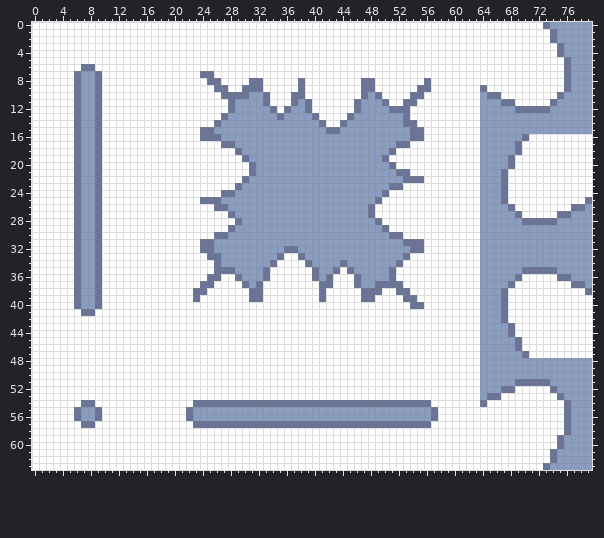
Two states of a pixel-art file, gamejam/environment/level01/tileset/ground.aseprite. Above is the file before it was changed.
80x64 pixels, 1 frame.
Now the later version:
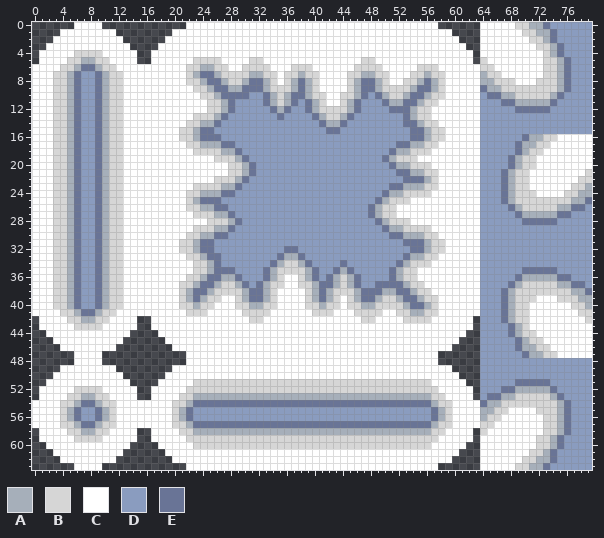
Palette (. is transparent): A #a6afba  B #d6d6d6  C #ffffff  D #8a9cbf  E #697496
What changed:
Changed rows in their new state; - is an unchanged pixel.
first column x 0:
 0 ......----............------------------------------------......-----BBAA-------
 1 ....--------........----------------------------------------....------BBAA------
 2 ...----------......------------------------------------------...-------BBA------
 3 ..------------....--------------------------------------------..--------BBA-----
 4 .-----BBBB-----..----------------------------------------------.---------BA-----
 5 .----BBAABB----..------BBBB----BB--------------BB--------------.B--------BBA----
 6 ----BBA--ABB----------BBAABB--BBBB---BBB------BBBB-----BBB------BB-------BBA----
 7 ---BBA----ABB---------BA--ABBBBAABB-BBABB----BBAABB---BBABB-----ABB------BBA----
 8 ---BBA----ABB---------BBA--ABBA--AB-BA-AB----BA--AB--BBA-AB-----AABBB---BBBA----
 9 ---BBA----ABB----------BBA--AA---ABBBA-AB----BA--ABBBBA--AB------AABBBBBBBBA----
10 ---BBA----ABB-----------BBA-------ABA--ABB--BBA---ABBA--ABB--------AABBBBBA-----
11 ---BBA----ABB------------BBA------ABA---AB--BA-----AA--ABB-----------AAAAA------
12 ---BBA----ABB------------BBA-------A----ABBBBA--------ABB-----------------------
13 ---BBA----ABB----------BBBA--------------ABBA---------ABB-----------------------
14 ---BBA----ABB---------BBAA----------------AA-----------ABB----------------------
15 ---BBA----ABB--------BBA--------------------------------ABB---------------------
16 ---BBA----ABB--------BBA--------------------------------ABB------------AABB-----
17 ---BBA----ABB---------BBAAA---------------------------AABB------------AABB------
18 ---BBA----ABB----------BBBBAA-----------------------AABBB-------------ABB-------
19 ---BBA----ABB-------------BBBA---------------------ABBB--------------ABB--------
20 ---BBA----ABB---------------BBA---------------------AABBB------------ABB--------
21 ---BBA----ABB---------------BBA-----------------------AABB----------ABB--------B
22 ---BBA----ABB-------------BBBA--------------------------AB----------ABB-------BB
23 ---BBA----ABB----------BBBBAA------------------------AAABB----------ABB------BBA
24 ---BBA----ABB---------BBAAA------------------------AABBBB-----------ABBB----BBAA
25 ---BBA----ABB---------BA--------------------------ABBB--------------ABBBBBBBBAA-
26 ---BBA----ABB---------BBAA-----------------------ABB-----------------ABBBBBAA---
27 ---BBA----ABB----------BBBAA---------------------ABB------------------AAAAA-----
28 ---BBA----ABB------------BBBA---------------------ABBB--------------------------
29 ---BBA----ABB----------BBBAA-----------------------AABBBB-----------------------
30 ---BBA----ABB---------BBAA---------------------------AAABB----------------------
31 ---BBA----ABB--------BBA--------------------------------ABB---------------------
32 ---BBA----ABB--------BBA--------------------------------ABB---------------------
33 ---BBA----ABB---------BBA-----------AA----------------AABB----------------------
34 ---BBA----ABB----------BBA---------ABBA--------------ABBB-----------------------
35 ---BBA----ABB----------BBA--------ABBBBA----A-------ABB-------------------------
36 ---BBA----ABB---------BBA--AA-----AB--BA---ABA------ABB---------------AAAAA-----
37 ---BBA----ABB--------BBA--ABBA---ABB--BBA--ABA-------ABB-------------ABBBBBAA---
38 ---BBA----ABB--------BA--ABBBBA--AB----BA-ABBBA---AA--ABB-----------ABBBBBBBBAA-
39 ---BBA----ABB--------BA-ABB--BA--AB----BA-AB-BA--ABBA--ABB----------ABBB---BBBAA
40 ---BBA----ABB--------BBABB---BBAABB----BBABB-BBAABBBBA--AB----------ABB------BBA
41 ----BBA--ABB----------BBB-----BBBB------BBB---BBBB--BBAABB----------ABB-------BB
42 .----BBAABB----..--------------BB--------------BB----BBBB------.----ABB--------B
43 .-----BBBB-----..----------------------------------------------.-----AB---------
44 ..------------....--------------------------------------------..-----ABB--------
45 ...----------......------------------------------------------...------ABB-------
46 ....--------........----------------------------------------....------AABB------
47 ......----............------------------------------------......-------AABB-----
48 ......----............------------------------------------......----------------
49 ....--------........----------------------------------------....----------------
50 ...----------......------------------------------------------...----------------
51 ..------------....-----BBBBBBBBBBBBBBBBBBBBBBBBBBBBBBBBBB-----..----------------
52 .-----BBBB-----..-----BBBBBBBBBBBBBBBBBBBBBBBBBBBBBBBBBBBB-----.-----AAAAA------
53 .----BBAABB----..----BBAAAAAAAAAAAAAAAAAAAAAAAAAAAAAAAAAABB----.---AABBBBBA-----
54 ----BBA--ABB--------BBA----------------------------------ABB-----AABBBBBBBBA----
55 ----BA----AB--------BA------------------------------------AB----AABB----BBBA----
56 ----BA----AB--------BA------------------------------------AB----ABB------BBA----
57 ----BBA--ABB--------BBA----------------------------------ABB----BB-------BBA----
58 .----BBAABB----..----BBAAAAAAAAAAAAAAAAAAAAAAAAAAAAAAAAAABB----.B--------BBA----
59 .-----BBBB-----..-----BBBBBBBBBBBBBBBBBBBBBBBBBBBBBBBBBBBB-----.--------BBA-----
60 ..------------....-----BBBBBBBBBBBBBBBBBBBBBBBBBBBBBBBBBB-----..--------BBA-----
61 ...----------......------------------------------------------...-------BBA------
62 ....--------........----------------------------------------....------BBAA------
63 ......----............------------------------------------......-----BBAA-------
